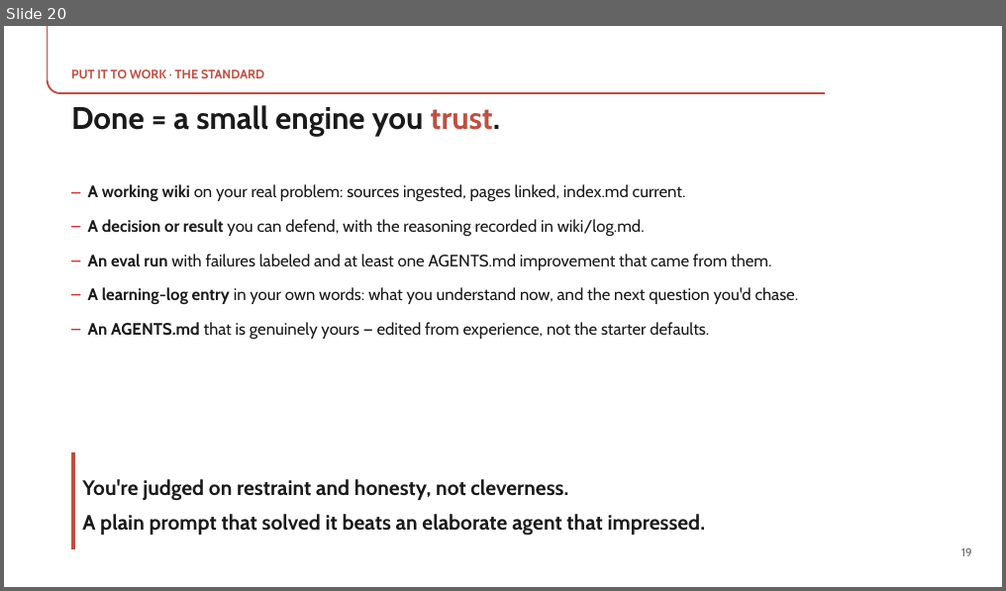
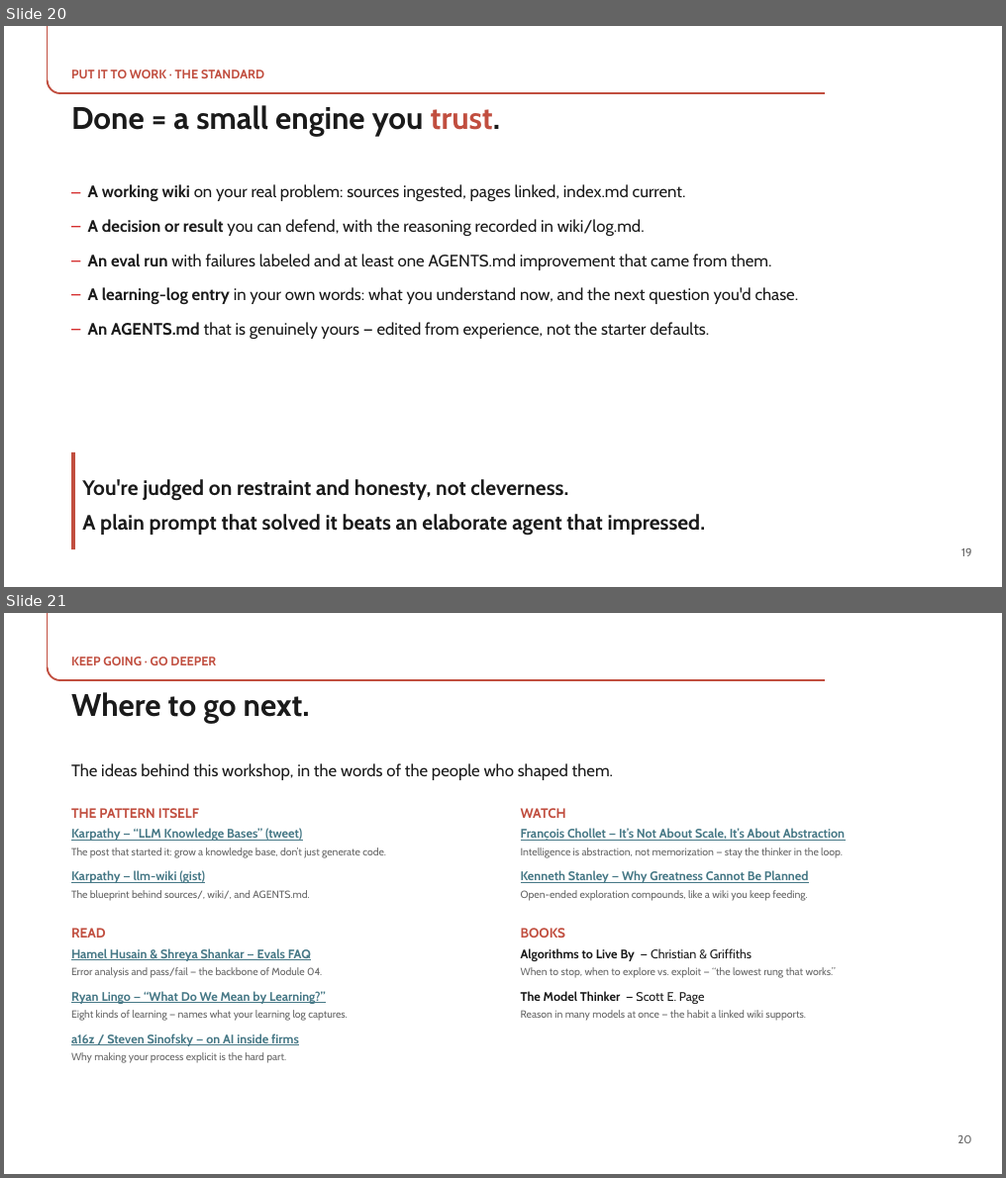
Before and after one commit to ryanlingo/Intro-to-Applied-AI-Engineering, a slide deck: decks/02-workshop-99p.pptx. Shown one above the other, each under a label of ours: slide 20 before the commit, slides 20 and 21 after it. The pictures are 1006x591 and 1006x1178 pixels, drawn with LibreOffice and Linux fonts; fonts in the diff are those of the drawing; background and template pictures are left out. Boxes give left, top, right and bottom in pixels: in the first picture for what was removed or moved away, otherwise in the second. Text is boxed around its words. In the diff, an @@ line names an element or a change of style, - is before the commit and + after.

```diff
--- a/decks/02-workshop-99p.pptx
+++ b/decks/02-workshop-99p.pptx
@@ slide 21 added at <box>4,613,1002,1174</box>, background #FFFFFF; not listed: 3 template elements that a slide beside it also shows @@
@@ text added at <box>71,657,216,665</box>, 12 pt, text #C14E3F, bold @@
+KEEP GOING · GO DEEPER
@@ text added at <box>71,692,310,723</box>, 30 pt, text #1A1A1A, bold @@
+Where to go next.
@@ text added at <box>71,763,613,780</box>, 16 pt, text #1A1A1A @@
+The ideas behind this workshop, in the words of the people who shaped them.
@@ text added at <box>71,808,386,1063</box>, 10 pt, text #666666 @@
+THE PATTERN ITSELF
+Karpathy — “LLM Knowledge Bases” (tweet)
+The post that started it: grow a knowledge base, don’t just generate code.
+Karpathy — llm-wiki (gist)
+The blueprint behind sources/, wiki/, and AGENTS.md.
+READ
+Hamel Husain & Shreya Shankar — Evals FAQ
+Error analysis and pass/fail — the backbone of Module 04.
+Ryan Lingo — “What Do We Mean by Learning?”
+Eight kinds of learning — names what your learning log captures.
+a16z / Steven Sinofsky — on AI inside firms
+Why making your process explicit is the hard part.
@@ text added at <box>521,808,845,1021</box>, 10 pt, text #666666 @@
+WATCH
+François Chollet — It’s Not About Scale, It’s About Abstraction
+Intelligence is abstraction, not memorization — stay the thinker in the loop.
+Kenneth Stanley — Why Greatness Cannot Be Planned
+Open-ended exploration compounds, like a wiki you keep feeding.
+BOOKS
+Algorithms to Live By — Christian & Griffiths
+When to stop, when to explore vs. exploit — “the lowest rung that works.”
+The Model Thinker — Scott E. Page
+Reason in many models at once — the habit a linked wiki supports.
@@ text added at <box>957,1136,971,1144</box>, 11 pt, text #666666 @@
+20
```
Also in this commit, not shown: 1 slide changed, 1 other file.
